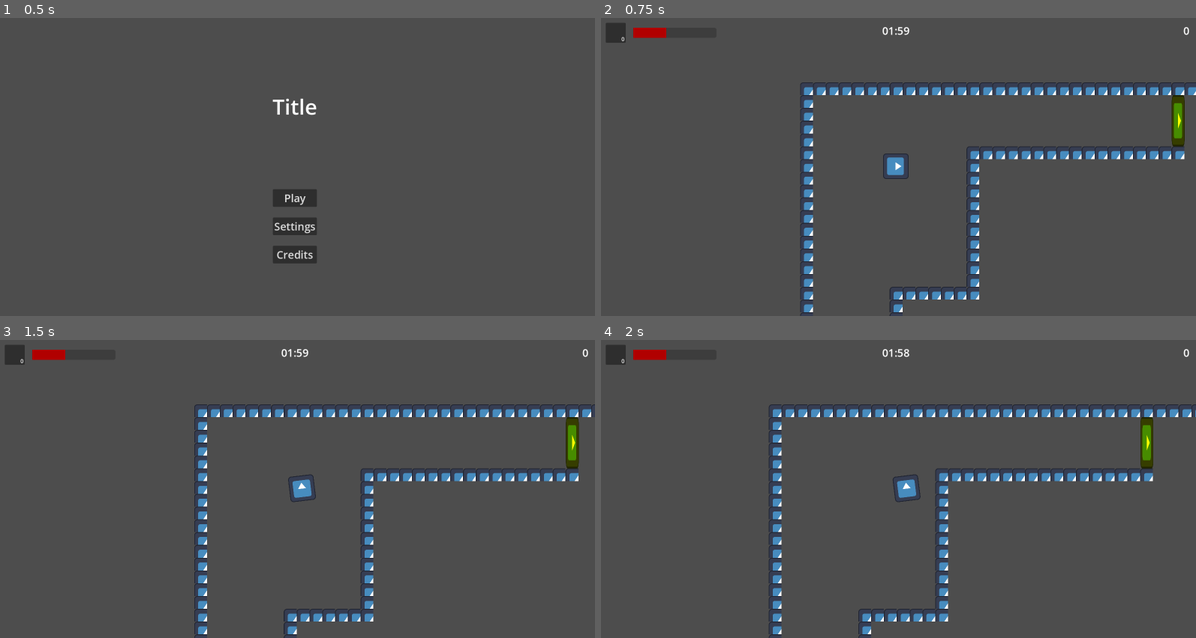
Above: before the commit, frames 1-4 (two rows, left to right).
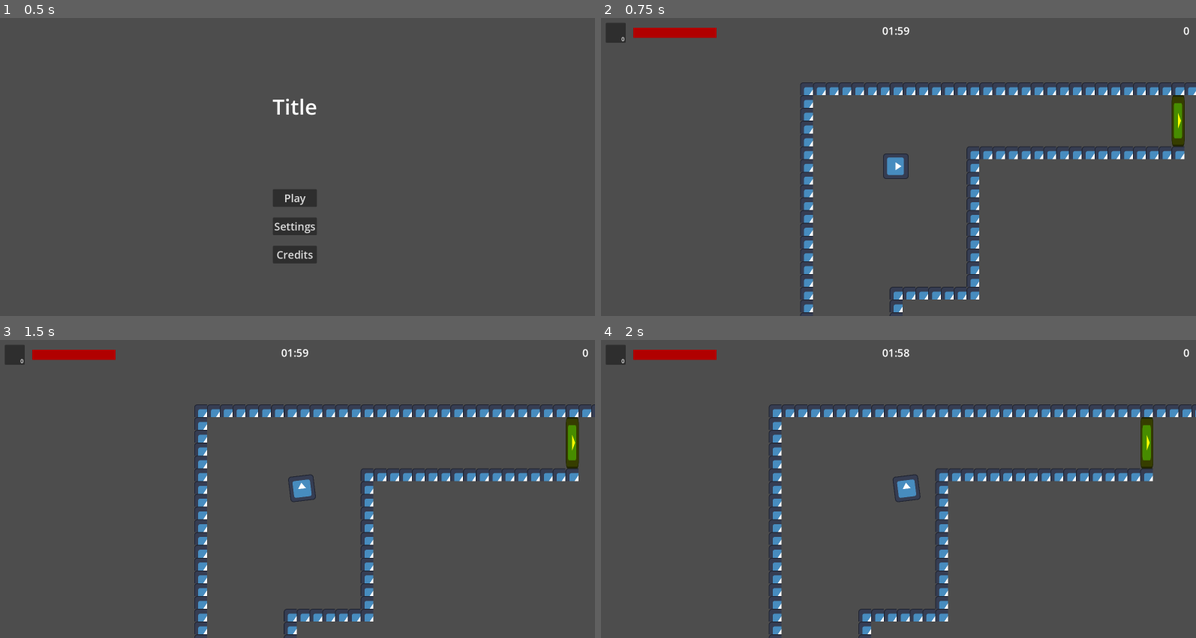
Above: after the commit, the same moments.

Repository: AltairGameStudio/Godot-Wild-Jam-93-Team-1
Game: Godot game, scene res://scenes/main_menu.tscn
The game is run twice, just before and just after one commit, with the same random seed, the same clock (stepped at 60 frames per second) and the same inputs. The engine's default icon, where the game draws it, is replaced by a stand-in: a white triangle on a blue panel in a dark square.
Inputs (mouse positions are in pixels of both pictures, inside the frame that each line leads up to):
- Up to frame 1 (0.5 s): no input
- Up to frame 2 (0.75 s): click "Play" at 0.5 s
- Up to frame 3 (1.5 s): tap Enter at 1.25 s; move the mouse to (428, 474) at 1.27 s; hold D (ui_right) from 1.28 s (still down); hold E (heal) from 1.28 s (still down); click (428, 474) at 1.42 s
- Up to frame 4 (2 s): keep holding D (ui_right); keep holding E (heal)

Frame 1 is identical in both runs. In frame 2, 0.3% of the frame differs, in the area x 10-20%, y 3-7%; in frame 3, 0.3%; in frame 4, 0.3%.

Commit message:
Inimigo não vê mais o player pela parede

Diff:
--- a/scripts/criminal_target.gd
+++ b/scripts/criminal_target.gd
@@ -56,7 +56,7 @@
 	match current_state:
 		State.IDLE:
 			velocity = Vector2.ZERO
-			if distance <= detection_radius:
+			if distance <= detection_radius and is_player_visible():
 				decide_initial_reaction()
 
 		State.SURRENDERING:
@@ -205,3 +205,19 @@
 	queue_free()
 	if get_parent().get_child_count() <= 1:
 		GameManager.win_game()
+
+func is_player_visible() -> bool:
+	var space_state = get_world_2d().direct_space_state
+
+	# Cria uma linha do criminoso até o player
+	var query = PhysicsRayQueryParameters2D.create(global_position, player.global_position)
+	# Garante que o raio não colida com o próprio criminoso
+	query.exclude = [self]
+	# Dispara o raio e pega o primeiro objeto que ele atinge
+	var result = space_state.intersect_ray(query)
+
+	# Se bateu no player, não há paredes bloqueando a visão
+	if result and result.collider == player:
+		return true
+
+	return false
--- a/scripts/player.gd
+++ b/scripts/player.gd
@@ -9,8 +9,8 @@
 @onready var heal_bar = $HealBar
 
 @export var max_health: int = 5
-# var current_health: int = max_health
-var current_health: int = 2
+var current_health: int = max_health
+# var current_health: int = 2
 var can_shoot: bool = true
 # Tempo entre cada tiro
 @export var shoot_cooldown: float = 0.5
